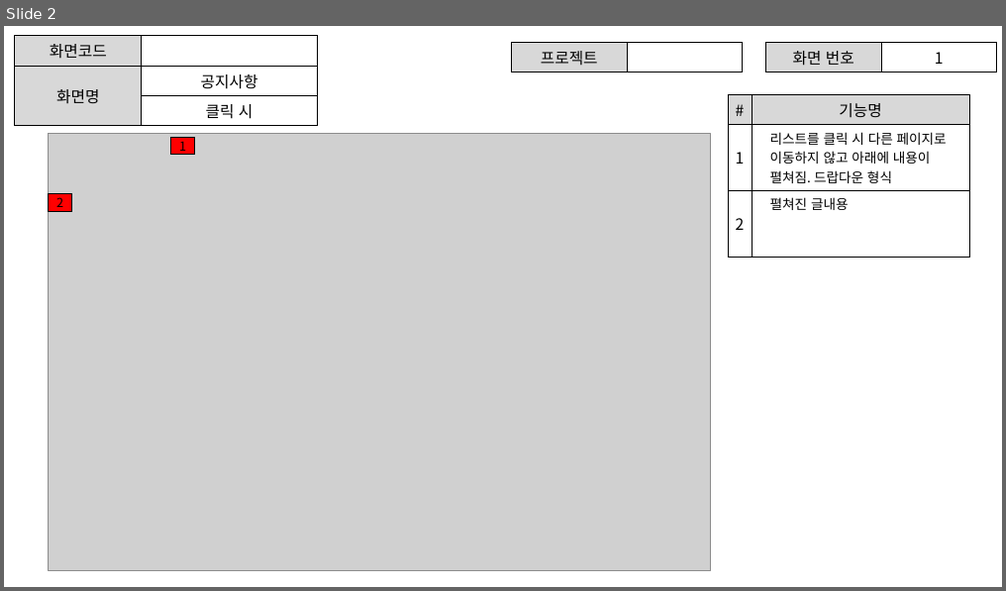
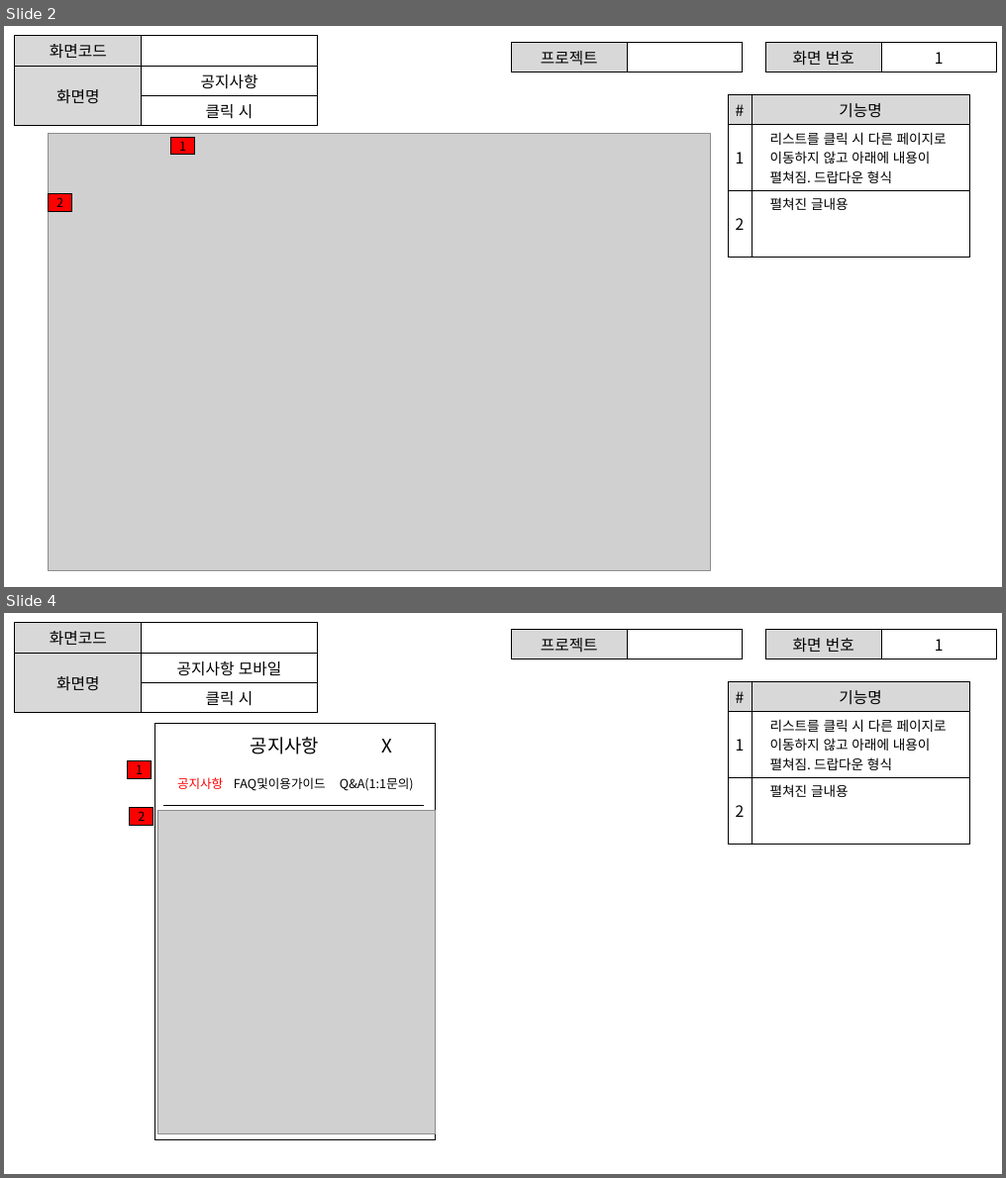
Before and after one commit to ezenteam2/RentalEquip, a slide deck: gr2_lhj/공지사항페이지.pptx. Shown one above the other, each under a label of ours: slide 2 before the commit, slides 2 and 4 after it; the slides between them are not shown. The pictures are 1006x591 and 1006x1178 pixels, drawn with LibreOffice and Linux fonts; fonts in the diff are those of the drawing; grey boxes stand for pictures. Boxes give left, top, right and bottom in pixels: in the first picture for what was removed or moved away, otherwise in the second. Text is boxed around its words. In the diff, an @@ line names an element or a change of style, - is before the commit and + after.

Commit message:
모바일페이지 추가 끗

```diff
--- a/gr2_lhj/공지사항페이지.pptx
+++ b/gr2_lhj/공지사항페이지.pptx
@@ slide 4 added at (4,613,1002,1174), background #FFFFFF @@
@@ table added at (15,623,317,710), 3 rows, 2 columns @@
+화면코드 | 
+화면명 | 공지사항 모바일
+ | 클릭 시
@@ table added at (512,630,743,656), 1 rows, 2 columns @@
+프로젝트 | 
@@ table added at (766,630,997,657), 1 rows, 2 columns @@
+화면 번호 | 1
@@ table added at (728,682,969,832), 3 rows, 2 columns @@
+# | 기능명
+1 | 리스트를 클릭 시 다른 페이지로 이동하지 않고 아래에 내용이 펼쳐짐. 드랍다운 형식
+2 | 펼쳐진 글내용
@@ rectangle added at (155,723,436,1140), outline #000000 1 pt @@
@@ text added at (251,737,393,755), 18 pt, text #000000 @@
+공지사항 X
@@ rectangle added at (128,761,152,779), fill #FF0000, outline #000000 1 pt, 12 pt, text #000000 @@
+1
@@ text added at (177,777,414,791), 12 pt, text #000000 @@
+공지사항 FAQ및이용가이드 Q&A(1:1문의)
@@ rectangle added at (130,808,153,826), fill #FF0000, outline #000000 1 pt, 12 pt, text #000000 @@
+2
@@ picture added at (157,811,436,1134) @@
@@ line added from (163, 805) to (424, 805), #000000 0.5 pt @@
```
Also in this commit, not shown: 1 other slide added, 4 other files.
